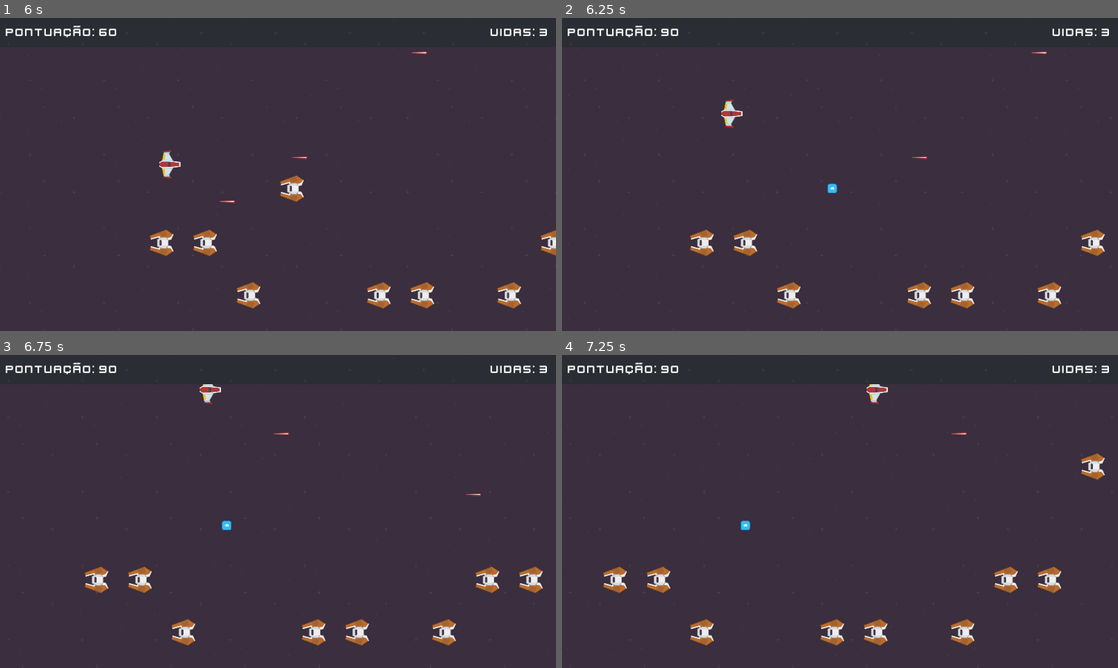
Above: before the commit, frames 1-4 (two rows, left to right).
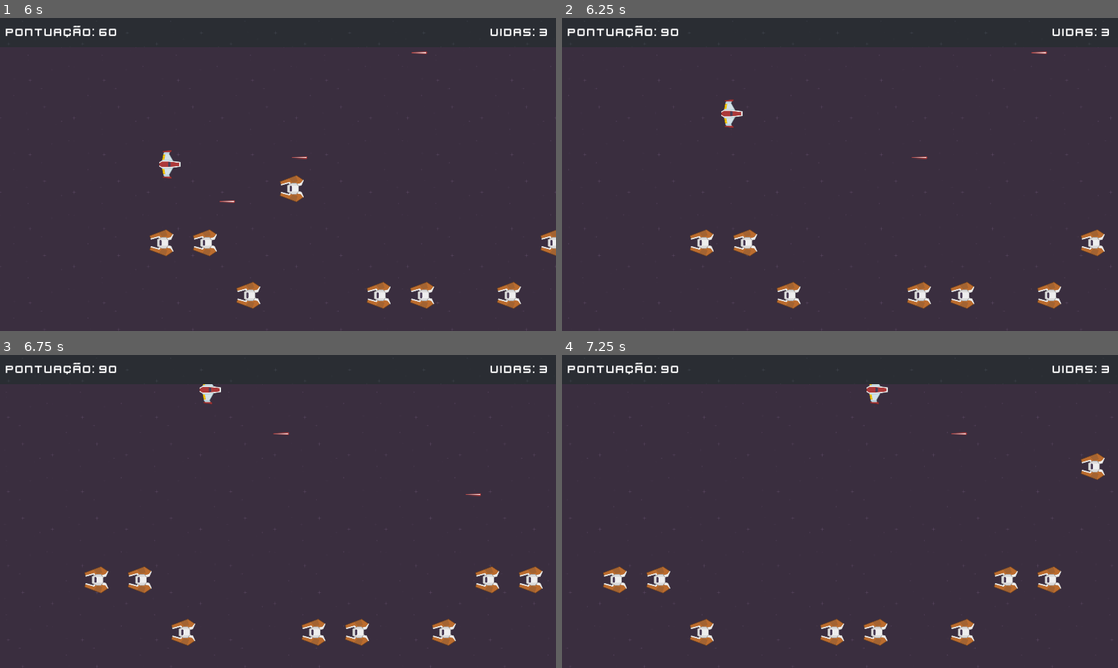
Above: after the commit, the same moments.

Repository: Faladr4do/SpaceShooterUdemy
Game: Godot game, scene res://cenas/menu_principal.tscn
Same seed, same stepped clock (60 frames per second), same inputs: the game is played once before the commit and once after it.
Inputs (mouse positions are in pixels of both pictures, inside the frame that each line leads up to):
- Up to frame 1 (6 s): click "Jogar" at 0.5 s; move the mouse to (250, 237) at 1.27 s; press the mouse at (250, 237) at 1.28 s; hold W (cima) 1.28-2.78 s; move the mouse to (444, 221) at 2.02 s; release the mouse at (444, 221) at 2.03 s; click (444, 221) at 2.1 s; move the mouse to (111, 127) at 2.77 s; press the mouse at (111, 127) at 2.78 s; hold A (esquerda) 2.78-4.28 s; move the mouse to (305, 174) at 3.52 s; release the mouse at (305, 174) at 3.53 s; click (305, 174) at 3.6 s; move the mouse to (194, 96) at 4.27 s; press the mouse at (194, 96) at 4.28 s; hold S (baixo) 4.28-5.03 s; move the mouse to (400, 158) at 5.02 s; release the mouse at (400, 158) at 5.03 s; hold D (direita) 5.03-5.78 s; click (400, 158) at 5.1 s; move the mouse to (166, 190) at 5.77 s; press the mouse at (166, 190) at 5.78 s; hold W (cima) from 5.78 s (still down)
- Up to frame 2 (6.25 s): keep holding W (cima)
- Up to frame 3 (6.75 s): move the mouse to (333, 442) at 6.52 s; release W (cima) at 6.53 s; release the mouse at (333, 442) at 6.53 s; hold D (direita) from 6.53 s (still down); click (333, 442) at 6.6 s
- Up to frame 4 (7.25 s): keep holding D (direita)

Frame 1 is identical in both runs. In frame 2, less than 0.1% of the frame differs, in the area x 47-50%, y 52-56%; in frame 3, less than 0.1%; in frame 4, less than 0.1%.

Commit message:
Patch Power Up

Diff:
--- a/Space Shooter/PowerUp.gd
+++ b/Space Shooter/PowerUp.gd
@@ -10,7 +10,6 @@
 
 func _on_body_entered(body):
 	body.power_up = true
-	body.velocidade = body.velocidade * 1.2
 	body.power_up_handler(tempo)
 
 func power_heal():
--- a/Space Shooter/cenas/inimigo.tscn
+++ b/Space Shooter/cenas/inimigo.tscn
@@ -21,6 +21,5 @@
 [node name="VisibleOnScreenNotifier2D" type="VisibleOnScreenNotifier2D" parent="."]
 position = Vector2(0, -70)
 
-[connection signal="area_entered" from="." to="." method="_on_area_entered"]
 [connection signal="body_entered" from="." to="." method="_on_body_entered"]
 [connection signal="screen_exited" from="VisibleOnScreenNotifier2D" to="." method="_on_visible_on_screen_notifier_2d_screen_exited"]
--- a/Space Shooter/cenas/power_up.tscn
+++ b/Space Shooter/cenas/power_up.tscn
@@ -18,5 +18,5 @@
 [node name="VisibleOnScreenNotifier2D" type="VisibleOnScreenNotifier2D" parent="."]
 position = Vector2(27, 0)
 
-[connection signal="body_entered" from="." to="." method="_on_body_entered"]
+[connection signal="area_shape_entered" from="." to="." method="_on_area_shape_entered"]
 [connection signal="screen_exited" from="VisibleOnScreenNotifier2D" to="." method="_on_visible_on_screen_notifier_2d_screen_exited"]
